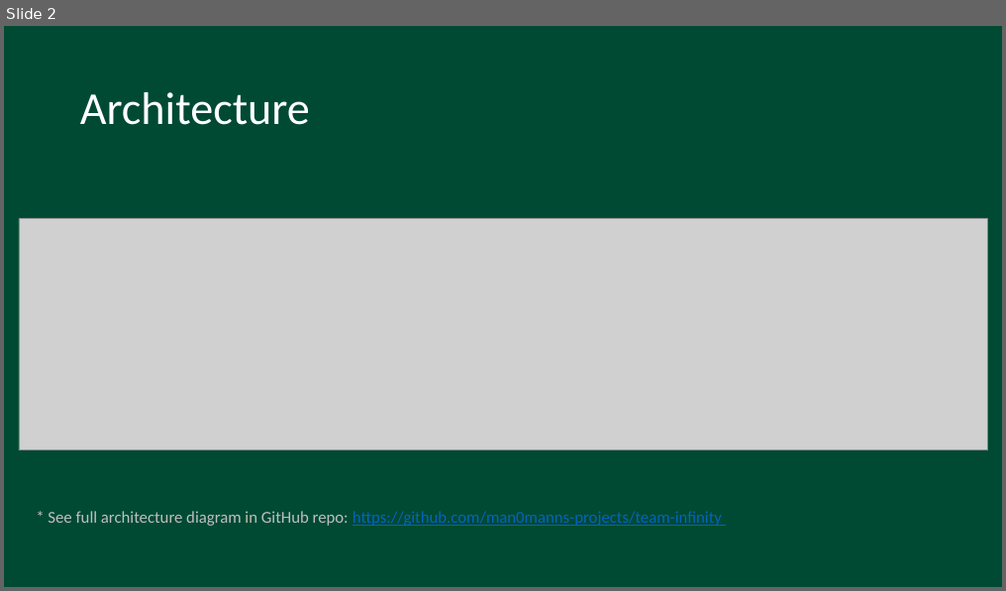
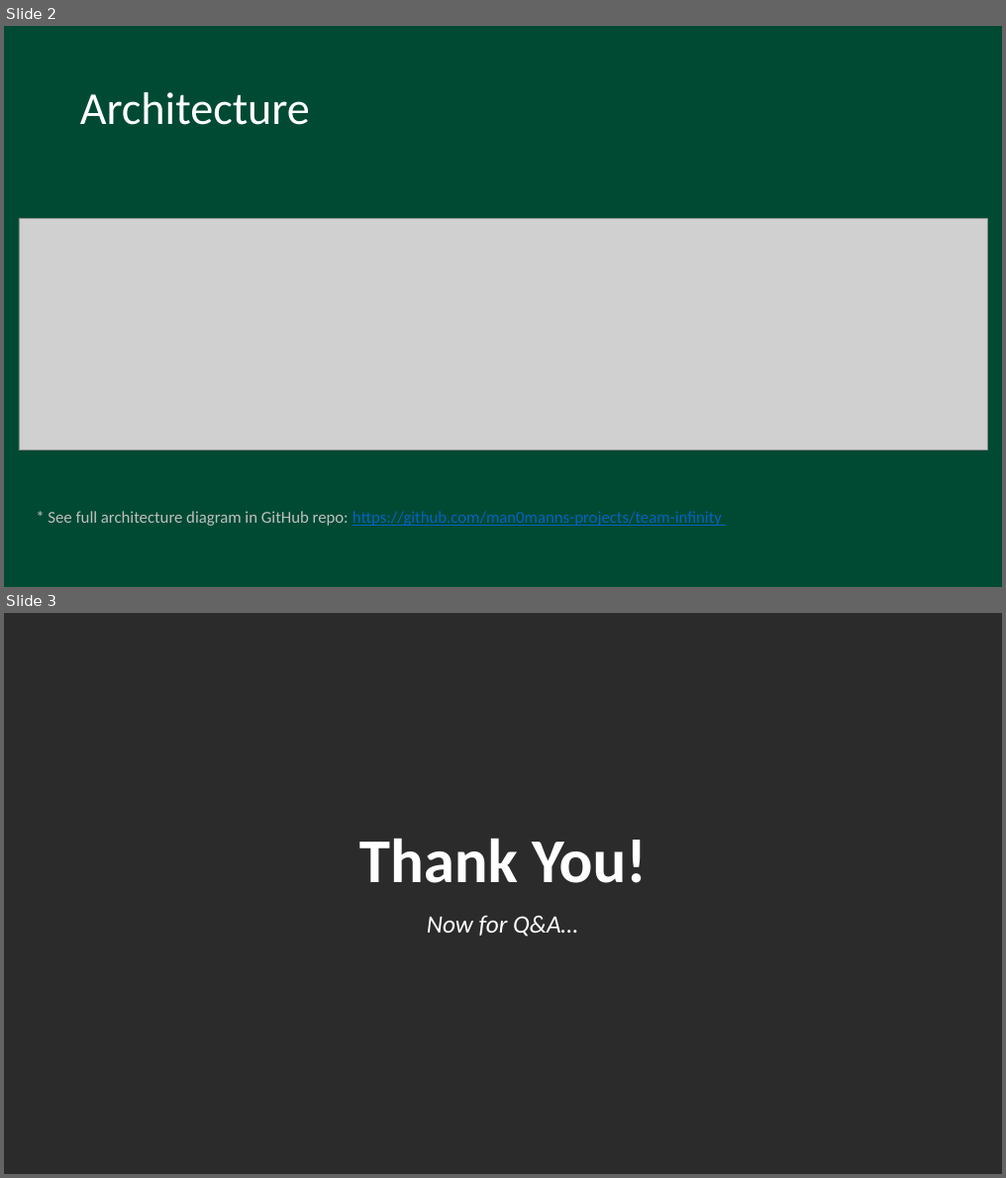
Before and after one commit to man0manns-projects/team-infinity, a slide deck: Documentation/Commerce-Bank-Fundraiser-Web-Application.pptx. Shown one above the other, each under a label of ours: slide 2 before the commit, slides 2 and 3 after it. The pictures are 1006x591 and 1006x1178 pixels, drawn with LibreOffice and Linux fonts; fonts in the diff are those of the drawing; grey boxes stand for pictures; background and template pictures are left out; a plain dark background stands for a picture behind light text. Boxes give left, top, right and bottom in pixels: in the first picture for what was removed or moved away, otherwise in the second. Text is boxed around its words. In the diff, an @@ line names an element or a change of style, - is before the commit and + after.

Commit message:
changed ppt formatting

```diff
--- a/Documentation/Commerce-Bank-Fundraiser-Web-Application.pptx
+++ b/Documentation/Commerce-Bank-Fundraiser-Web-Application.pptx
@@ slide 3 added at bbox=[4, 613, 1002, 1174], background picture (left out) @@
@@ title added at bbox=[359, 838, 647, 883], 60 pt, text #FFFFFF, bold @@
+Thank You!
@@ subtitle added at bbox=[427, 915, 578, 937], 24 pt, text #FFFFFF, italic @@
+Now for Q&A…
```
